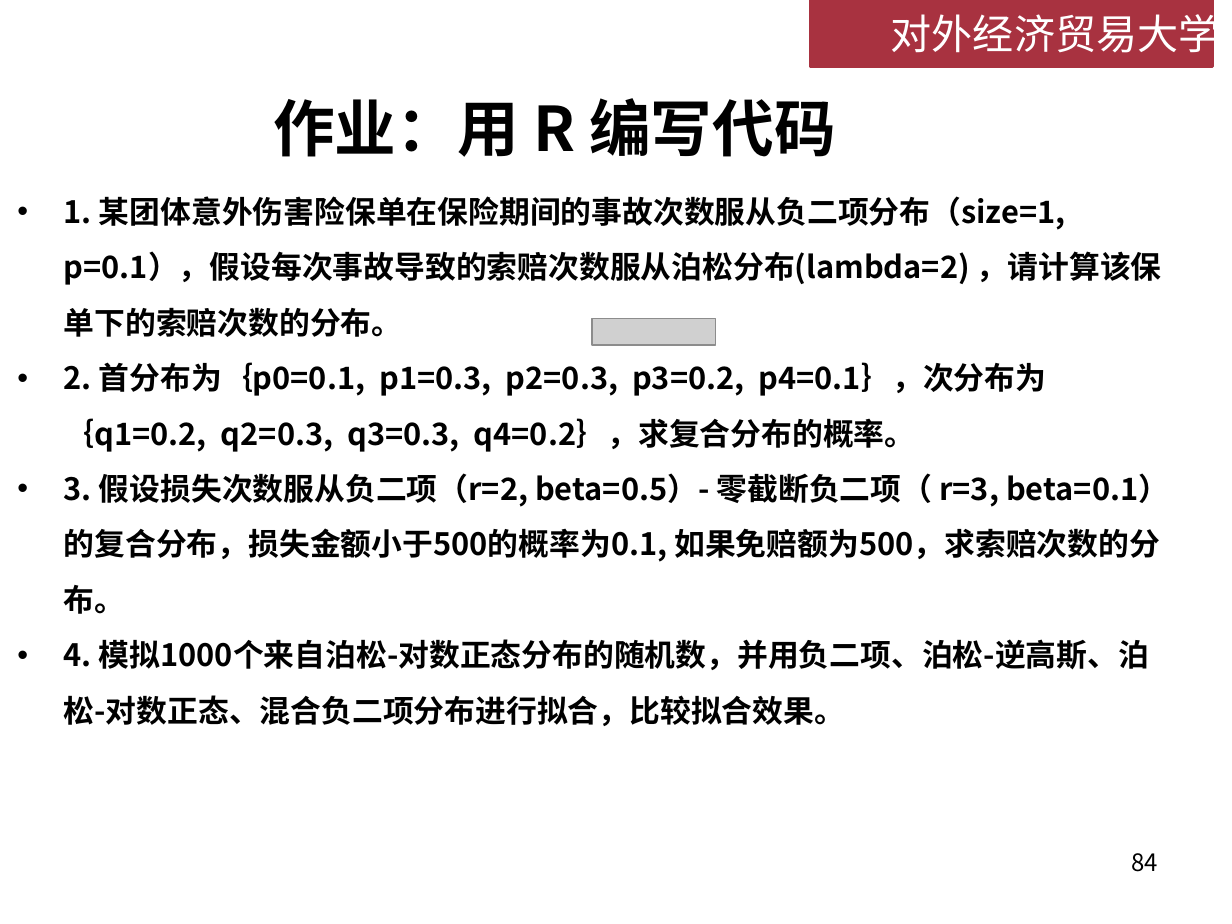
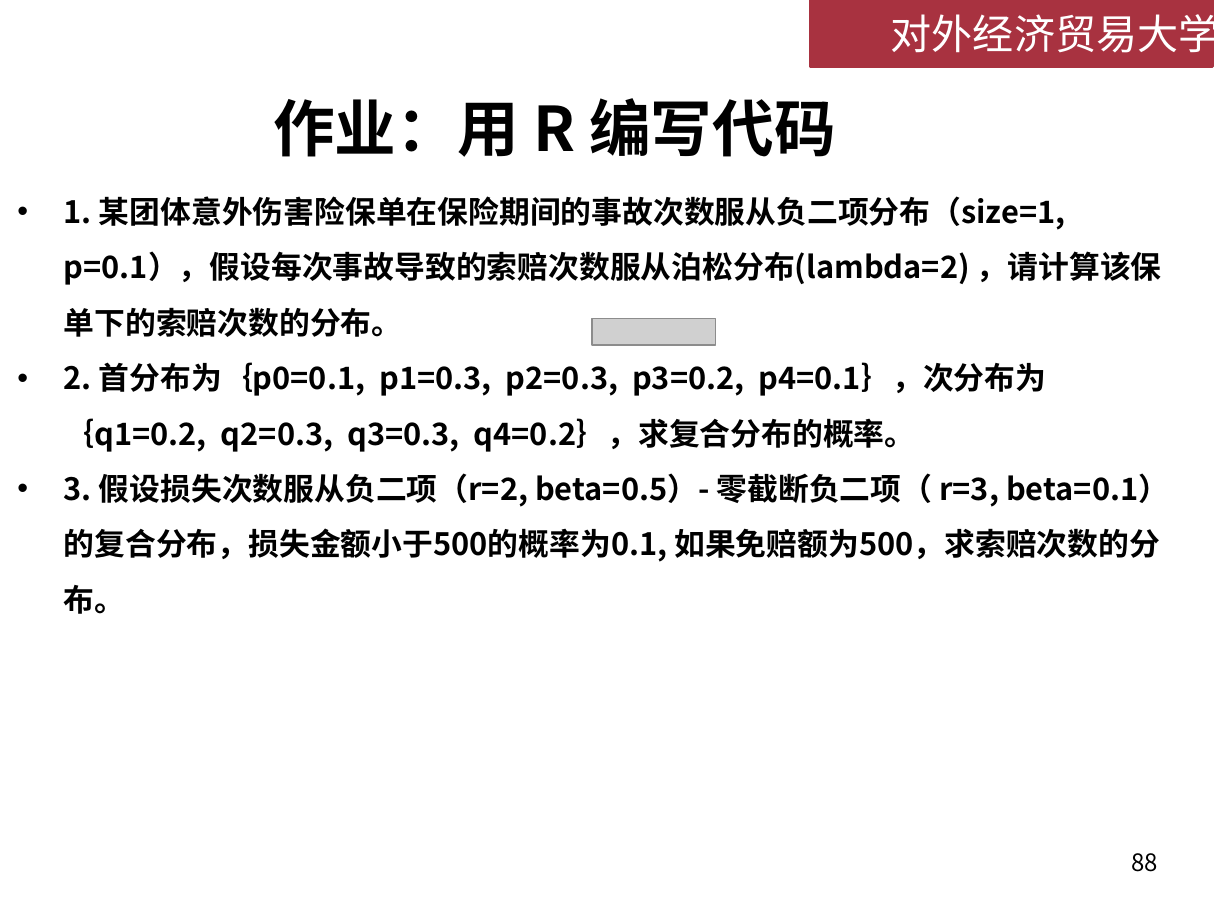
Before and after one commit to lizhengxiao/Non-life-Insurance-Actuarial-Science, a slide deck: slide 88 of Lectures/Week 4 - 损失次数模型.pptx (slide 84 before the commit). Drawn at 1232x924 pixels with LibreOffice and Linux fonts; fonts in the diff are those of the drawing; grey boxes stand for pictures; background and template pictures are left out. Boxes give left, top, right and bottom in pixels: in the first picture for what was removed or moved away, otherwise in the second. Text is boxed around its words. In the diff, an @@ line names an element or a change of style, - is before the commit and + after.

```diff
--- a/Lectures/Week 4 - 损失次数模型.pptx
+++ b/Lectures/Week 4 - 损失次数模型.pptx
@@ text at (64,639,1149,726): paragraph removed @@
-• 4. 模拟1000个来自泊松-对数正态分布的随机数，并用负二项、泊松-逆高斯、泊松-对数正态、混合负二项分布进行拟合，比较拟合效果。
@@ page number at (1131,853,1158,872): text changed @@
-84
+88
```
Also in this commit, not shown: 12 other slides changed, 5 slides added, 1 slide removed, 2 other files.
